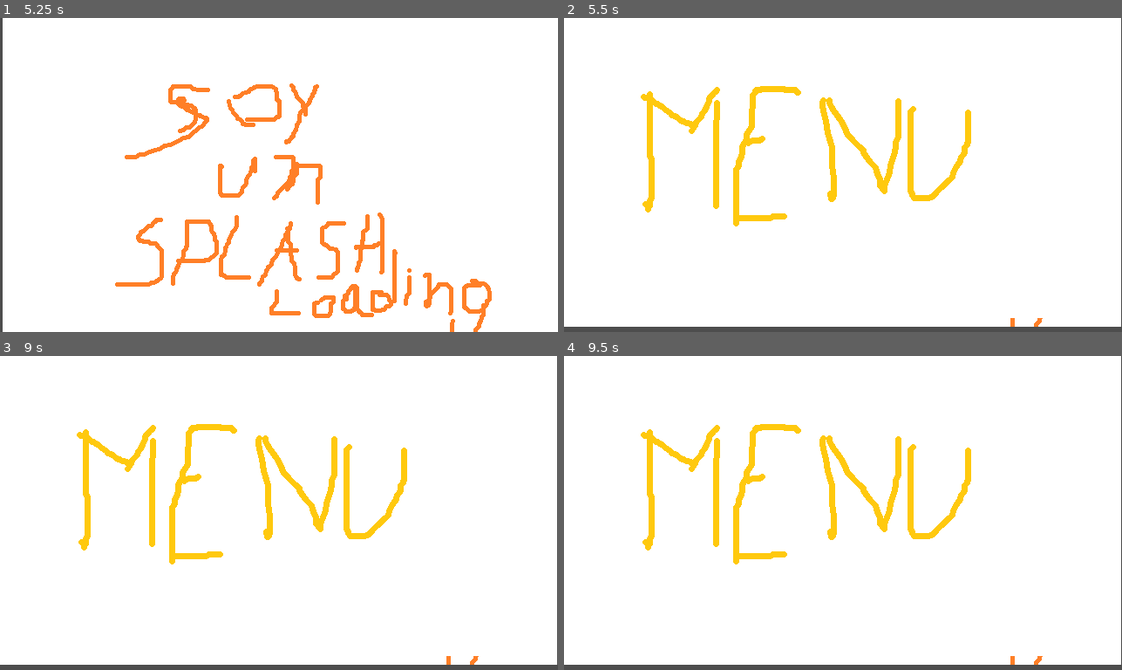
Above: before the commit, frames 1-4 (two rows, left to right).
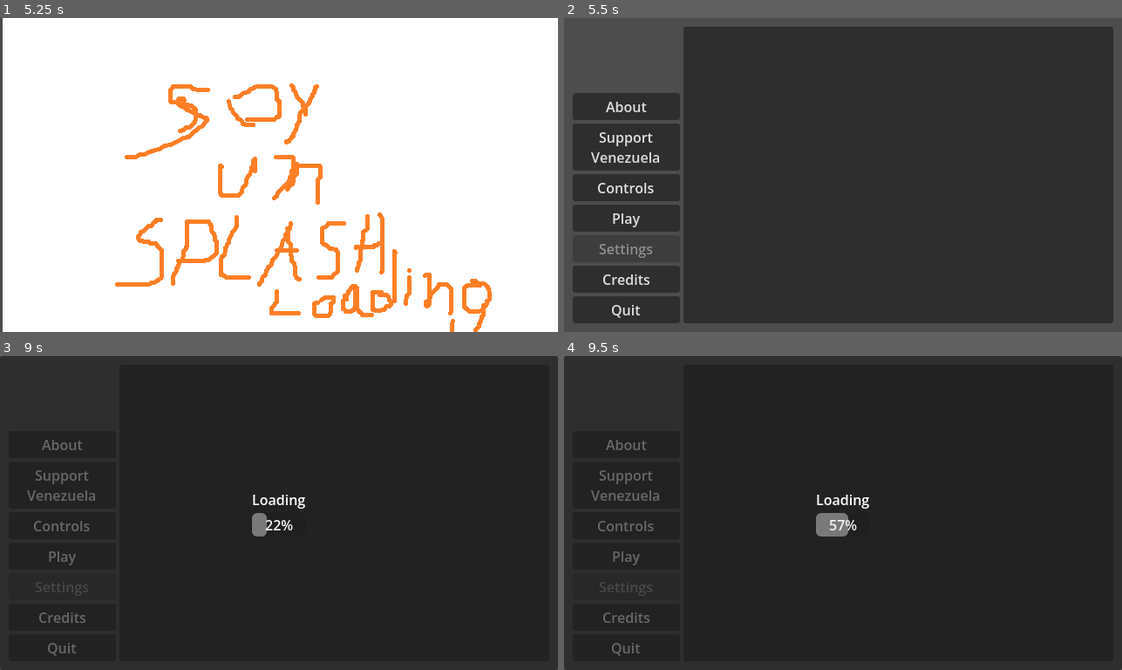
Above: after the commit, the same moments.

Repository: kevinesaa/juntos-game-jam
Game: Godot game, scene res://splash-screen/splash-screen.tscn
Same seed, same stepped clock (60 frames per second), same inputs: the game is played once before the commit and once after it.
Inputs (mouse positions are in pixels of both pictures, inside the frame that each line leads up to):
- Up to frame 1 (5.25 s): tap Enter at 0.5, 2, 3.5 s; tap Space at 1.25, 2.75, 4.25 s
- Up to frame 2 (5.5 s): no input
- Up to frame 3 (9 s): click (61, 443) at 5.75 s, where only the run after the commit has a clickable "About"; click (61, 484) at 6.5 s, where only the run after the commit has a clickable "Support Venezuela"; click (61, 525) at 7.25 s, where only the run after the commit has a clickable "Controls"; click (61, 616) at 8 s, where only the run after the commit has a clickable "Credits"; click (61, 556) at 8.75 s, where only the run after the commit has a clickable "Play"
- Up to frame 4 (9.5 s): no input

Frame 1 is identical in both runs. In frame 2, 98% of the frame differs, in the area x 0-100%, y 0-99%; in frame 3, 100%, in the area x 0-100%, y 0-100%; in frame 4, 100%.

Commit message:
feat: to game play scene

Diff:
--- /dev/null
+++ b/level-jam/level-jam-controller.gd
@@ -0,0 +1,2 @@
+class_name LevelJamController
+extends CustomScene
--- /dev/null
+++ b/level-jam/level-jam.tscn
@@ -0,0 +1,11 @@
+[gd_scene format=3 uid="uid://q8ayu4h0jhug"]
+
+[ext_resource type="Script" uid="uid://b7ad4c60fa2ks" path="res://level-jam/level-jam-controller.gd" id="1_dgymi"]
+[ext_resource type="Texture2D" uid="uid://cmuq1elt1opx2" path="res://art-visuals/play-screen-place-holder.png" id="1_wiwh0"]
+
+[node name="LevelJam" type="Node2D" unique_id=917062658]
+script = ExtResource("1_dgymi")
+
+[node name="PlayScreenPlaceHolder" type="Sprite2D" parent="." unique_id=409316671]
+position = Vector2(316, 177)
+texture = ExtResource("1_wiwh0")
--- a/main-menu/main-menu-controller.gd
+++ b/main-menu/main-menu-controller.gd
@@ -1,2 +1,22 @@
 class_name MainMenuController
 extends CustomScene
+
+@onready var loading_panel: Panel = $CanvasLayer/loadingPanel
+@onready var change_scene_controller: ChangeSceneController = $ChangeSceneController
+@onready var loading_progress_bar: ProgressBar = $CanvasLayer/loadingPanel/CenterContainer/VBoxContainer/loadingProgressBar
+
+func _ready() -> void:
+	loading_panel.visible = false
+
+func on_click_play_button_listener() -> void:
+	loading_progress_bar.value = 0
+	loading_panel.visible = true
+	change_scene_controller.load_next_scene()
+
+
+func on_play_scene_ready() -> void:
+	change_scene_controller.change_scene()
+
+
+func on_change_scene_controller_progressing_loading_scene_updated_listener(new_value: float) -> void:
+	loading_progress_bar.value = new_value
--- a/main-menu/main-menu.tscn
+++ b/main-menu/main-menu.tscn
@@ -1,11 +1,101 @@
 [gd_scene format=3 uid="uid://dpna2o5hm31nn"]
 
-[ext_resource type="Texture2D" uid="uid://dky8v0kwgby60" path="res://art-visuals/main_menu-place-holder.png" id="1_2g4i4"]
 [ext_resource type="Script" uid="uid://l8di6o87hbaj" path="res://main-menu/main-menu-controller.gd" id="1_6u48k"]
+[ext_resource type="Script" uid="uid://dn1vx62hd863p" path="res://_commons/scene-manager/change-scene-controller.gd" id="2_6u48k"]
 
 [node name="MainMenu" type="Node2D" unique_id=1442265409]
 script = ExtResource("1_6u48k")
 
-[node name="MainMenuPlaceHolder" type="Sprite2D" parent="." unique_id=1204827438]
-position = Vector2(319, 174)
-texture = ExtResource("1_2g4i4")
+[node name="ChangeSceneController" type="Node" parent="." unique_id=873296796]
+script = ExtResource("2_6u48k")
+debug_loading = true
+path_to_next_scene = "res://level-jam/level-jam.tscn"
+metadata/_custom_type_script = "uid://dn1vx62hd863p"
+
+[node name="CanvasLayer" type="CanvasLayer" parent="." unique_id=2049821220]
+
+[node name="MarginContainer" type="MarginContainer" parent="CanvasLayer" unique_id=2026456850]
+anchors_preset = 15
+anchor_right = 1.0
+anchor_bottom = 1.0
+grow_horizontal = 2
+grow_vertical = 2
+size_flags_horizontal = 3
+size_flags_vertical = 3
+theme_override_constants/margin_left = 10
+theme_override_constants/margin_top = 10
+theme_override_constants/margin_right = 10
+theme_override_constants/margin_bottom = 10
+
+[node name="HBoxContainer" type="HBoxContainer" parent="CanvasLayer/MarginContainer" unique_id=69795556]
+layout_mode = 2
+
+[node name="buttonsZone_VBoxContainer" type="VBoxContainer" parent="CanvasLayer/MarginContainer/HBoxContainer" unique_id=1895943995]
+layout_mode = 2
+size_flags_horizontal = 3
+size_flags_stretch_ratio = 0.25
+alignment = 2
+
+[node name="about_Button" type="Button" parent="CanvasLayer/MarginContainer/HBoxContainer/buttonsZone_VBoxContainer" unique_id=1580640494]
+layout_mode = 2
+text = "About"
+
+[node name="support_Button" type="Button" parent="CanvasLayer/MarginContainer/HBoxContainer/buttonsZone_VBoxContainer" unique_id=14384256]
+layout_mode = 2
+text = "Support
+Venezuela"
+
+[node name="controls_Button" type="Button" parent="CanvasLayer/MarginContainer/HBoxContainer/buttonsZone_VBoxContainer" unique_id=611826068]
+layout_mode = 2
+text = "Controls"
+
+[node name="play_Button" type="Button" parent="CanvasLayer/MarginContainer/HBoxContainer/buttonsZone_VBoxContainer" unique_id=845421752]
+layout_mode = 2
+text = "Play"
+
+[node name="settings_Button" type="Button" parent="CanvasLayer/MarginContainer/HBoxContainer/buttonsZone_VBoxContainer" unique_id=26916274]
+layout_mode = 2
+disabled = true
+text = "Settings"
+
+[node name="credits_Button" type="Button" parent="CanvasLayer/MarginContainer/HBoxContainer/buttonsZone_VBoxContainer" unique_id=2097174143]
+layout_mode = 2
+text = "Credits"
+
+[node name="quit_Button" type="Button" parent="CanvasLayer/MarginContainer/HBoxContainer/buttonsZone_VBoxContainer" unique_id=961170784]
+layout_mode = 2
+text = "Quit"
+
+[node name="PanelContainer" type="PanelContainer" parent="CanvasLayer/MarginContainer/HBoxContainer" unique_id=993776462]
+layout_mode = 2
+size_flags_horizontal = 3
+
+[node name="loadingPanel" type="Panel" parent="CanvasLayer" unique_id=1375120956]
+anchors_preset = 15
+anchor_right = 1.0
+anchor_bottom = 1.0
+grow_horizontal = 2
+grow_vertical = 2
+
+[node name="CenterContainer" type="CenterContainer" parent="CanvasLayer/loadingPanel" unique_id=909496729]
+layout_mode = 1
+anchors_preset = 15
+anchor_right = 1.0
+anchor_bottom = 1.0
+grow_horizontal = 2
+grow_vertical = 2
+
+[node name="VBoxContainer" type="VBoxContainer" parent="CanvasLayer/loadingPanel/CenterContainer" unique_id=1742961675]
+layout_mode = 2
+
+[node name="loadingLabel" type="Label" parent="CanvasLayer/loadingPanel/CenterContainer/VBoxContainer" unique_id=2062157606]
+layout_mode = 2
+text = "Loading"
+
+[node name="loadingProgressBar" type="ProgressBar" parent="CanvasLayer/loadingPanel/CenterContainer/VBoxContainer" unique_id=1820770777]
+layout_mode = 2
+max_value = 1.0
+
+[connection signal="progressing_loading_scene_completed" from="ChangeSceneController" to="." method="on_play_scene_ready"]
+[connection signal="progressing_loading_scene_updated" from="ChangeSceneController" to="." method="on_change_scene_controller_progressing_loading_scene_updated_listener"]
+[connection signal="button_down" from="CanvasLayer/MarginContainer/HBoxContainer/buttonsZone_VBoxContainer/play_Button" to="." method="on_click_play_button_listener"]
Binary file added: art-visuals/play-screen-place-holder.png
Not shown, added: art-visuals/play-screen-place-holder.png.import
Not shown, added: level-jam/level-jam-controller.gd.uid
